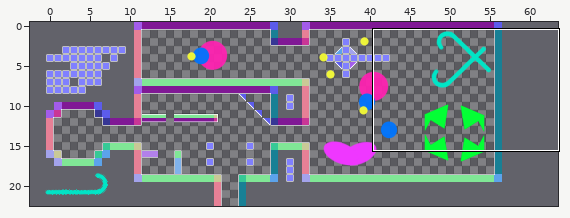
Tiled map: assets/stages/debug_stage.tmx. The picture above shows the old version from afar; the outline marks the close-up.
Close-up. As it was:
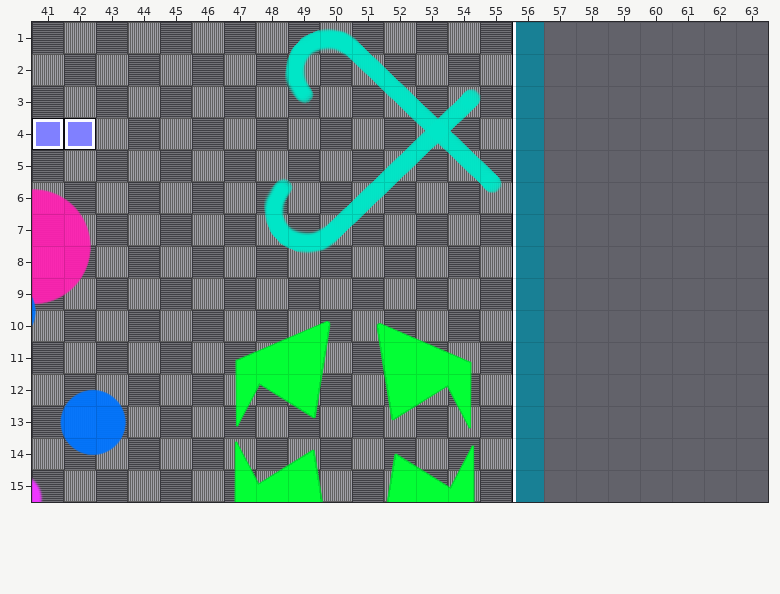
Cells are 32x32 px. Shown: x 41..63, y 1..15. Not drawn, because the pictures are missing: unchanged layer "Image Layer 1".
New version:
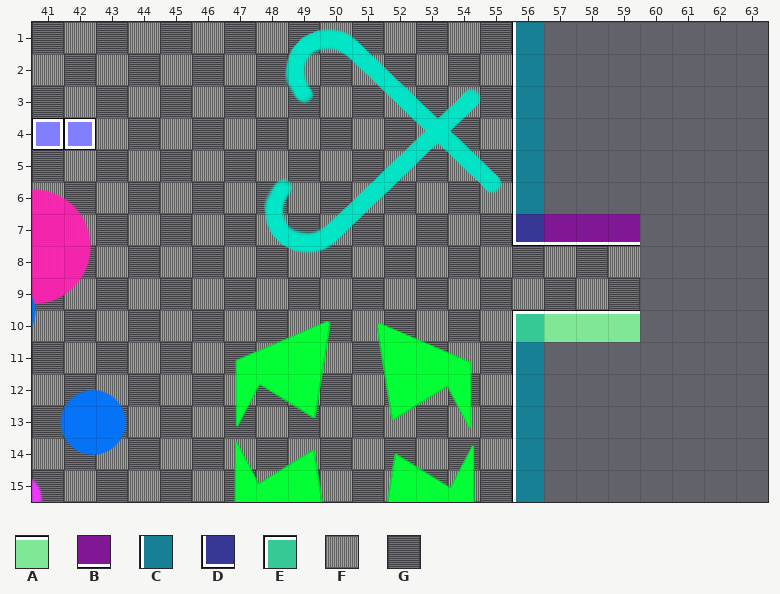
Key: from "debug_tileset": A 42 "Frame018", B 44 "Frame020", C 45 "Frame021", D 48 "Frame024", E 49 "Frame025", F 66 "Frame034", G 67 "Frame035".
_ is an empty cell.
Changes in this commit:
Layer "Ground":
The author put tile A in row 10 at x 59.
The author put tile B in row 7 at x 59.
The author put tile F in row 8 at x 57 and 59; in row 9 at x 56 and 58.
The author put tile G in row 8 at x 56 and 58; in row 9 at x 57 and 59.
Layer "Walls":
The author put tile A in row 10 at x 57 to 58.
The author put tile B in row 7 at x 57 to 58.
Tile C becomes tile D in row 7 at x 56.
Tile C becomes tile E in row 10 at x 56.
Tile C is removed in rows 8 to 9 at x 56.
Changed places in both close-ups, as pixel boxes (x1, y1, x2, y2):
changed: (512, 214, 640, 342)
